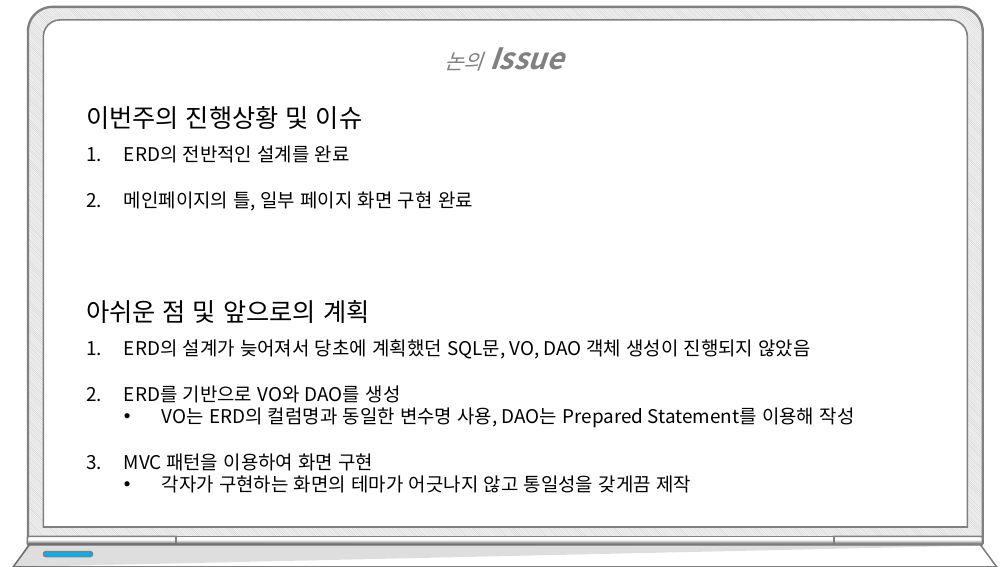
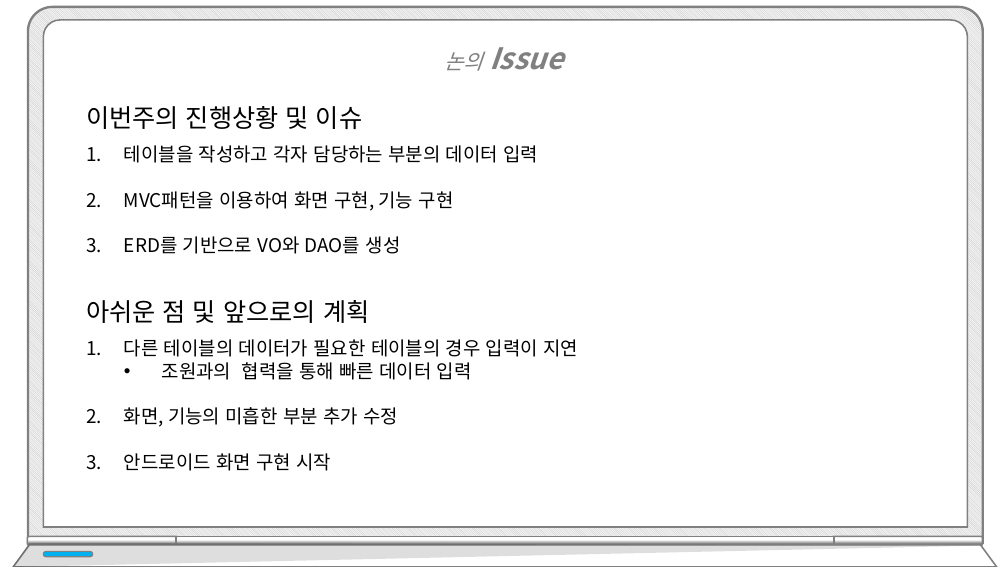
Before and after one commit to hhsw07/ezen-academy-projects, a slide deck: slide 105 of WebContent/발표/3차/프로젝트5_3차.pptx. Drawn at 1008x567 pixels with LibreOffice and Linux fonts; fonts in the diff are those of the drawing. Boxes give left, top, right and bottom in pixels: in the first picture for what was removed or moved away, otherwise in the second. Text is boxed around its words. In the diff, an @@ line names an element or a change of style, - is before the commit and + after.

```diff
--- a/WebContent/발표/3차/프로젝트5_3차.pptx
+++ b/WebContent/발표/3차/프로젝트5_3차.pptx
@@ text at bbox=[124, 145, 538, 254]: text changed @@
-1. ERD의 전반적인 설계를 완료
-2. 메인페이지의 틀, 일부 페이지 화면 구현 완료
+1. 테이블을 작성하고 각자 담당하는 부분의 데이터 입력
+2. MVC패턴을 이용하여 화면 구현, 기능 구현
+3. ERD를 기반으로 VO와 DAO를 생성
@@ text at bbox=[124, 339, 578, 471]: text changed @@
-1. ERD의 설계가 늦어져서 당초에 계획했던 SQL문, VO, DAO 객체 생성이 진행되지 않았음
-2. ERD를 기반으로 VO와 DAO를 생성
-  • VO는 ERD의 컬럼명과 동일한 변수명 사용, DAO는 Prepared Statement를 이용해 작성
-3. MVC 패턴을 이용하여 화면 구현
-  • 각자가 구현하는 화면의 테마가 어긋나지 않고 통일성을 갖게끔 제작
+1. 다른 테이블의 데이터가 필요한 테이블의 경우 입력이 지연
+  • 조원과의 협력을 통해 빠른 데이터 입력
+2. 화면, 기능의 미흡한 부분 추가 수정
+3. 안드로이드 화면 구현 시작
```
Also in this commit, not shown: 2 slides added.
